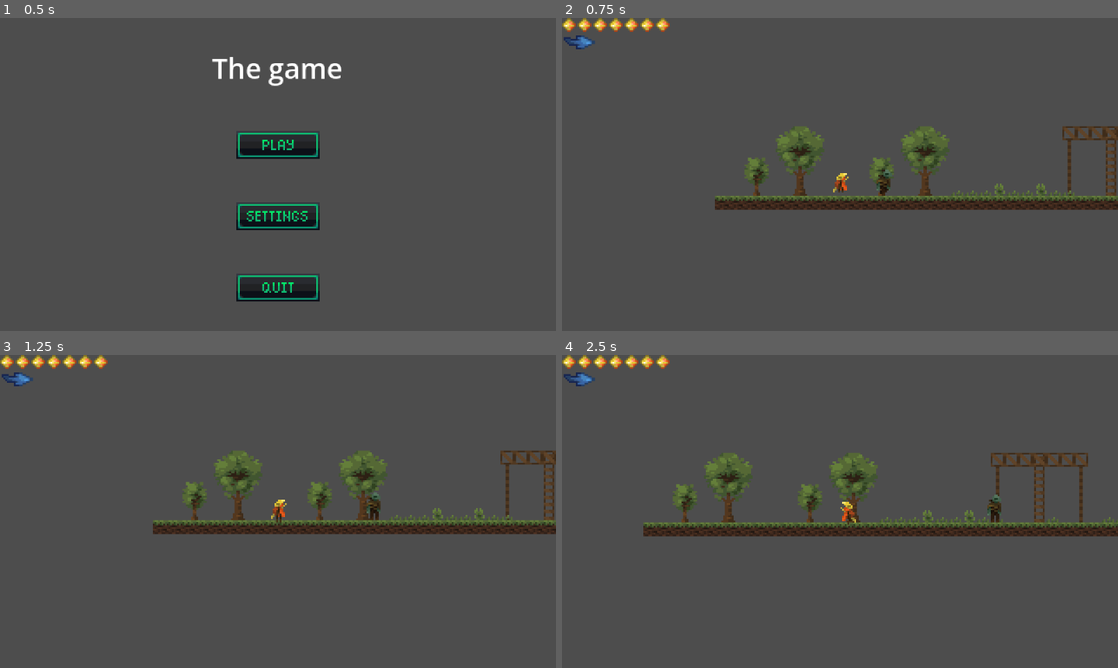
Above: before the commit, frames 1-4 (two rows, left to right).
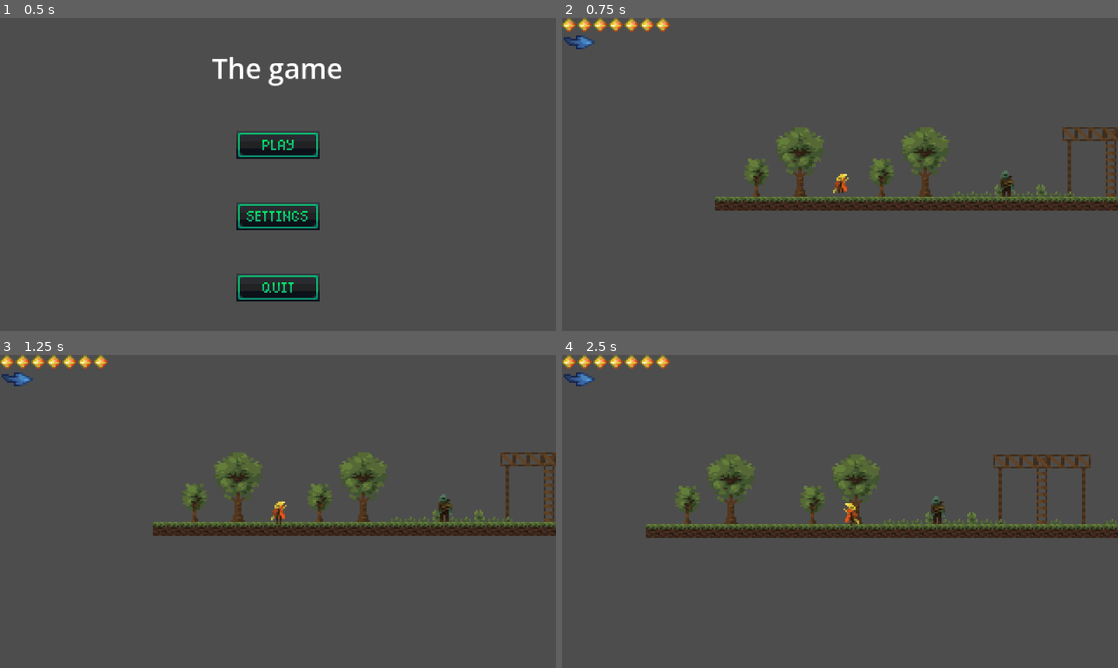
Above: after the commit, the same moments.

Repository: akent24/melonjam
Game: Godot game, scene res://scenes/control.tscn
Same seed, same stepped clock (60 frames per second), same inputs: the game is played once before the commit and once after it.
Inputs (mouse positions are in pixels of both pictures, inside the frame that each line leads up to):
- Up to frame 1 (0.5 s): no input
- Up to frame 2 (0.75 s): click (840, 146) at 0.5 s
- Up to frame 3 (1.25 s): no input
- Up to frame 4 (2.5 s): tap Enter (ui_accept) at 1.25, 1.52, 2.27 s; move the mouse to (962, 495) at 1.27 s; hold D (move_right) from 1.28 s (still down); click (962, 495) at 1.35 s; move the mouse to (728, 527) at 2.02 s; click (728, 527) at 2.1 s

Frame 1 is identical in both runs. In frame 2, 1.5% of the frame differs, in the area x 27-100%, y 34-62%; in frame 3, 3.0%; in frame 4, 4.6%, in the area x 14-100%, y 31-59%.

Commit message:
Zombie WIP

Diff:
--- a/scenes/level.tscn
+++ b/scenes/level.tscn
@@ -108,7 +108,7 @@
 tile_set = SubResource("TileSet_yf5fn")
 
 [node name="CharacterBody2D2" parent="." unique_id=1177770066 instance=ExtResource("2_ppgk2")]
-position = Vector2(-40, 136)
+position = Vector2(40, 136)
 
 [node name="CharacterBody2D" parent="." unique_id=65108906 instance=ExtResource("2_w7c3h")]
 position = Vector2(-56, 128)
--- a/scenes/main_hero.tscn
+++ b/scenes/main_hero.tscn
@@ -254,9 +254,10 @@
 rotation_smoothing_speed = 1.0
 drag_horizontal_enabled = true
 drag_vertical_enabled = true
-drag_left_margin = 0.0
-drag_top_margin = 0.0
-drag_right_margin = 0.0
-drag_bottom_margin = 0.0
+drag_left_margin = 0.01
+drag_top_margin = 0.01
+drag_right_margin = 0.01
+drag_bottom_margin = 0.01
+editor_draw_drag_margin = true
 
 [connection signal="animation_finished" from="Area2D/AnimatedSprite2D" to="." method="_on_animated_sprite_2d_animation_finished"]
--- a/scenes/zombie.tscn
+++ b/scenes/zombie.tscn
@@ -193,9 +193,7 @@
 
 [node name="AnimatedSprite2D" type="AnimatedSprite2D" parent="." unique_id=1897560488]
 sprite_frames = SubResource("SpriteFrames_g4v7s")
-animation = &"attak"
-frame = 2
-frame_progress = 0.7993133
+animation = &"idle"
 
 [node name="Area2D" type="Area2D" parent="." unique_id=817110778]
 
@@ -213,6 +211,10 @@
 frame_progress = 0.31626555
 
 [node name="RayCast2D" type="RayCast2D" parent="." unique_id=192178933]
-target_position = Vector2(-30, 0)
+position = Vector2(-15, -10)
+target_position = Vector2(0, 20)
+
+[node name="RayCast2D2" type="RayCast2D" parent="." unique_id=1602421935]
+target_position = Vector2(-20, 0)
 
 [connection signal="body_entered" from="Area2D" to="." method="_on_area_2d_body_entered"]
--- a/scripts/zombie.gd
+++ b/scripts/zombie.gd
@@ -1,18 +1,31 @@
 extends CharacterBody2D
-var speed = 60
+var speed = 50
 var health = 150
+var is_waiting := false
+var direction = -1
+func _ready() -> void:
+	pass
 func _physics_process(delta: float) -> void: #Крч здесь все функции почти вызываются
 	walk(delta)
+	not_fall()
 func walk(delta: float) -> void: #Здесь ходит он крч
+	if is_waiting == true:
+		return
 	$AnimatedSprite2D.play("walk")
-	if velocity.x >= 0:
-		$AnimatedSprite2D.flip_h = true
-	else:
-		$AnimatedSprite2D.flip_h = false
-	velocity.x = speed
+	velocity.x = direction * speed
 	move_and_slide()
 func wait() -> void: #функция ожидания между патрулированиями
 	$AnimatedSprite2D.play("idle")
-	get_tree().create_timer(3)
+	is_waiting = true
+	await get_tree().create_timer(3).timeout
+	is_waiting = false
 func take_damage(amount: int) -> void: # Функция что-бы он по ебалу получал
 	pass
+func not_fall():
+	var VColliding = $RayCast2D.is_colliding()
+	if VColliding == false and is_waiting == false:
+		await wait()
+		direction *= -1
+		scale.x = -scale.x
+	else:
+		pass
